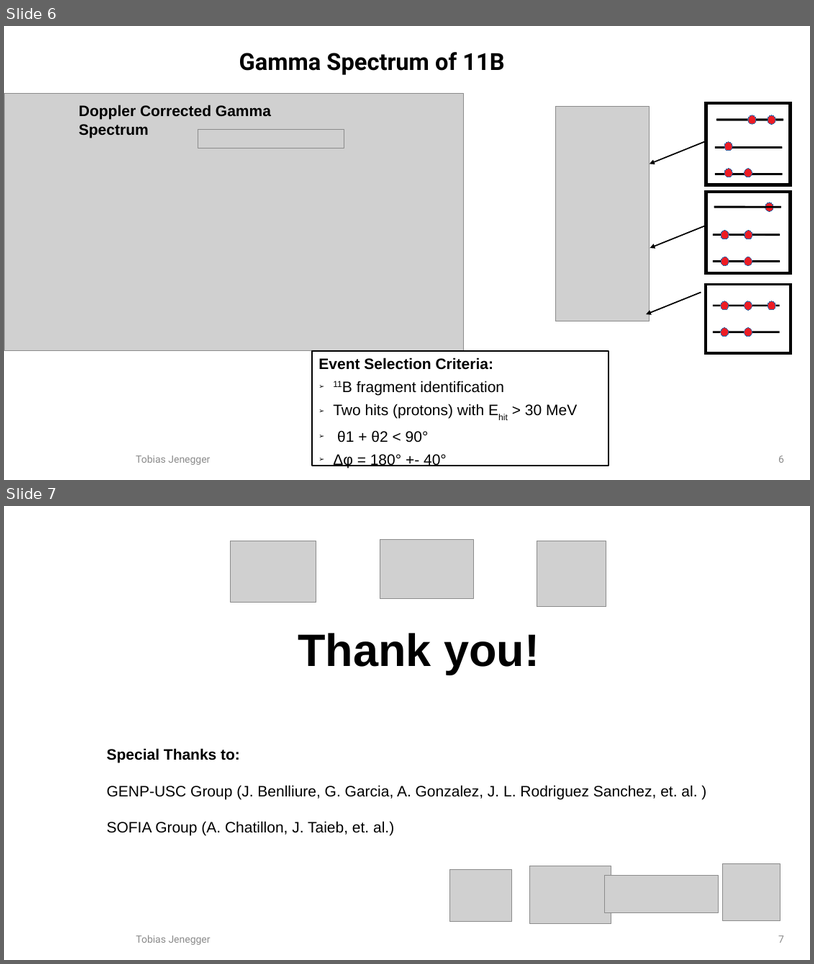
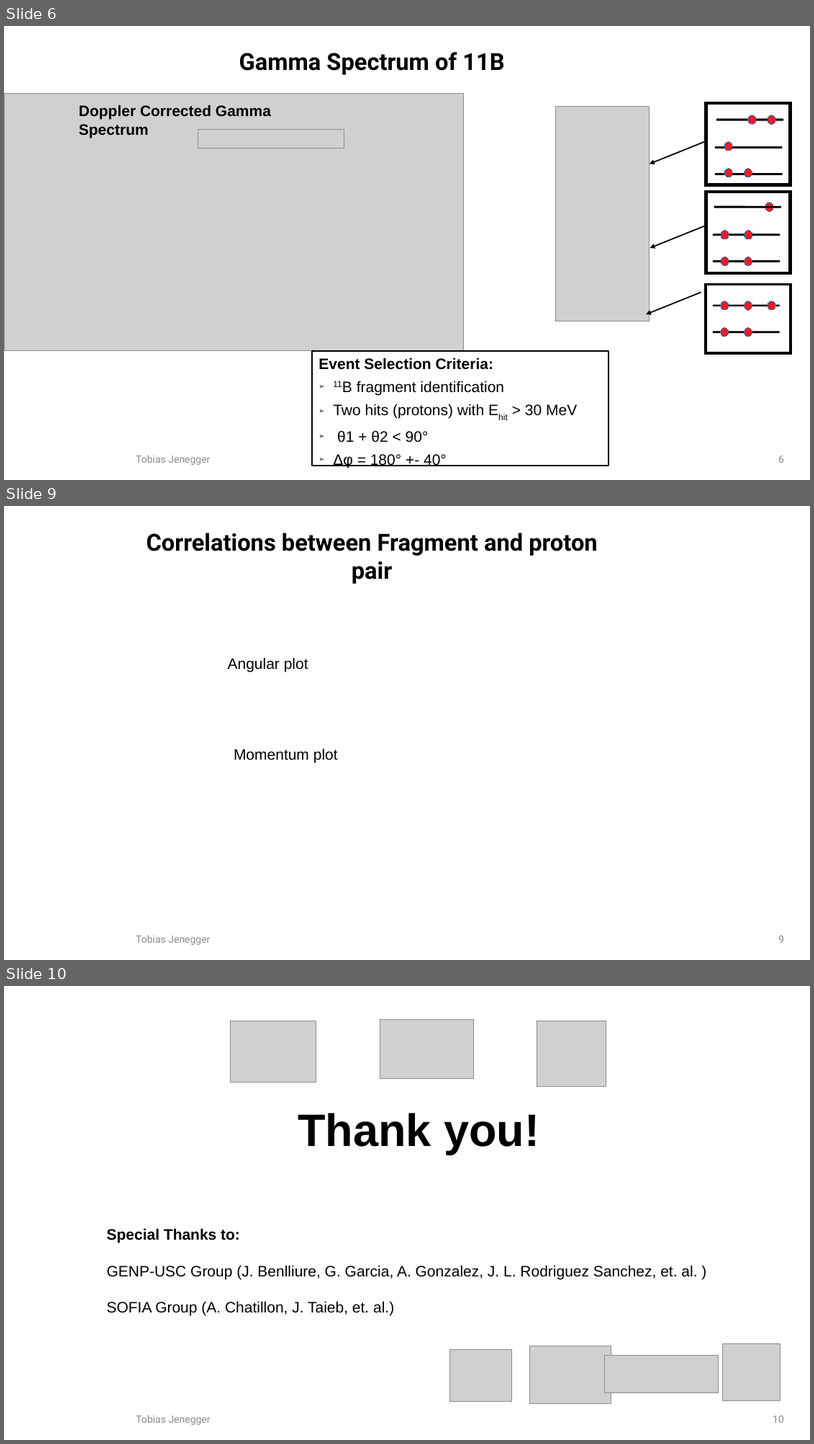
Before and after one commit to jenegger/r3bweek_2022, a slide deck: r3b_pres_2022.odp. Shown one above the other, each under a label of ours: slides 6 and 7 before the commit, slides 6, 9 and 10 after it; the slides between them are not shown. The pictures are 814x964 and 814x1444 pixels, drawn with LibreOffice and Linux fonts; fonts in the diff are those of the drawing; grey boxes stand for pictures; background and template pictures are left out. Boxes give left, top, right and bottom in pixels: in the first picture for what was removed or moved away, otherwise in the second. Text is boxed around its words. In the diff, an @@ line names an element or a change of style, - is before the commit and + after.

```diff
--- a/r3b_pres_2022.odp
+++ b/r3b_pres_2022.odp
@@ slide 9 added at (4, 506, 810, 960), background #FFFFFF @@
@@ text added at (147, 533, 597, 584), 28 pt, text #000000, bold @@
+Correlations between Fragment and proton pair
@@ text added at (228, 657, 309, 672), 18 pt, text #000000 @@
+Angular plot
@@ text added at (234, 748, 338, 763), 18 pt, text #000000 @@
+Momentum plot
@@ rectangle added at (106, 819, 150, 862), fill #FFFFFF, outline #FFFFFF 0 pt @@
@@ text added at (136, 934, 210, 944), 12 pt, text #8B8B8B @@
+Tobias Jenegger
@@ page number added at (779, 935, 784, 942), 12 pt, text #8B8B8B @@
+9
@@ what was slide 7 is now slide 10 @@
@@ page number at (773, 1415, 784, 1422): text changed @@
-7
+10
```
Also in this commit, not shown: 2 other slides added.
